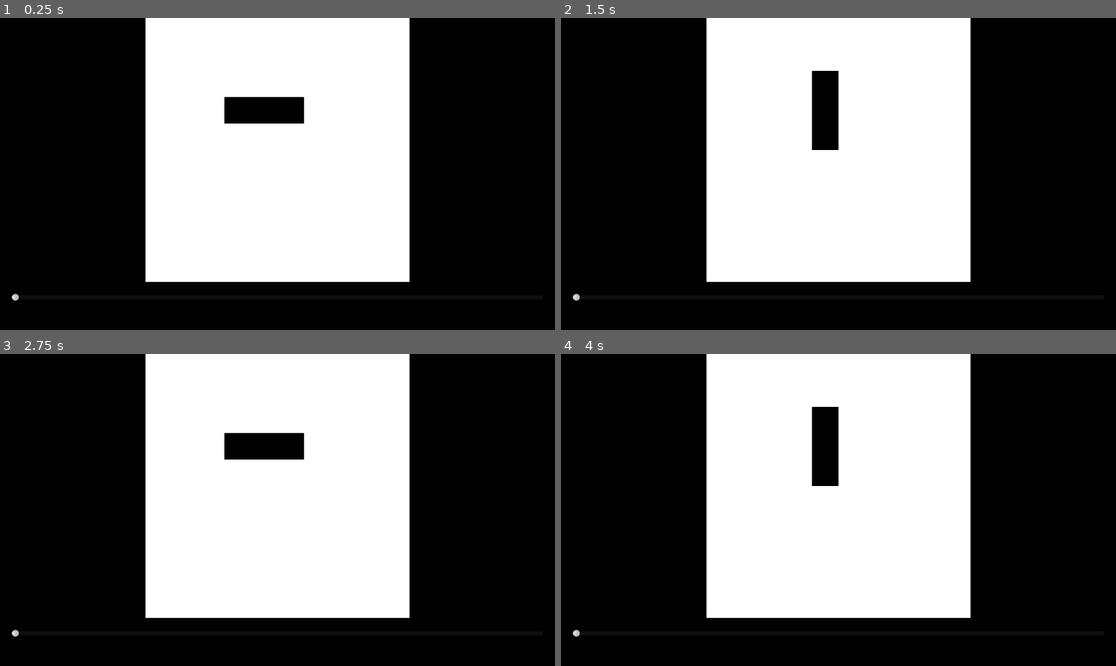
Above: before the commit, frames 1-4 (two rows, left to right).
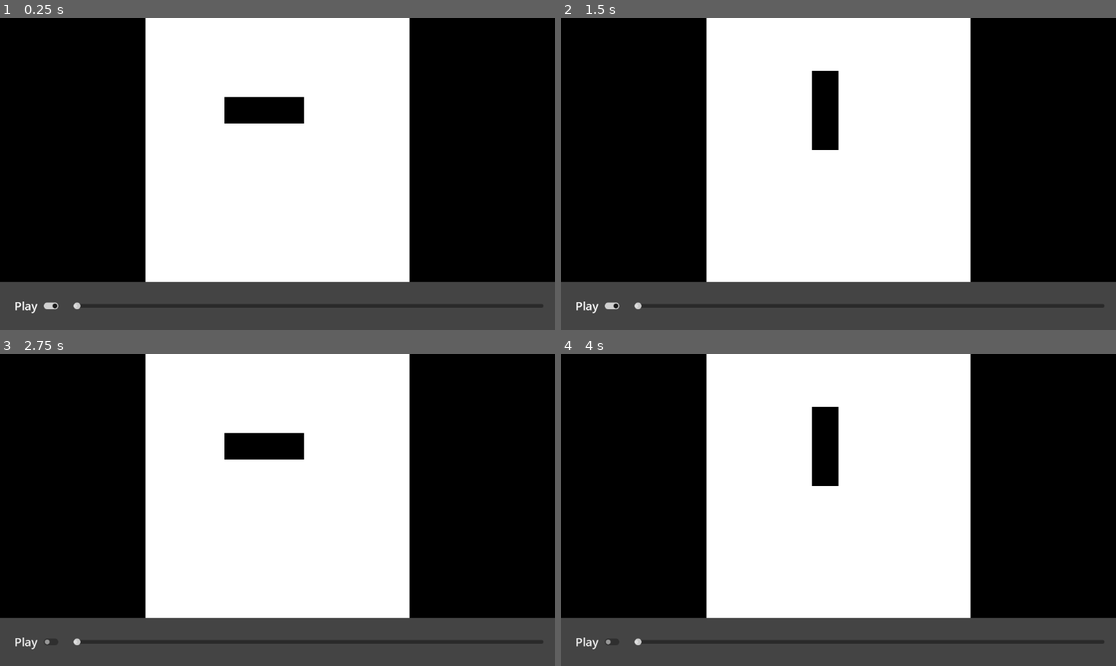
Above: after the commit, the same moments.

Repository: Dobefu/godot-game-of-life
Game: Godot game, scene res://main.tscn
Same seed, same stepped clock (60 frames per second), same inputs: the game is played once before the commit and once after it.
Inputs (mouse positions are in pixels of both pictures, inside the frame that each line leads up to):
- Up to frame 1 (0.25 s): no input
- Up to frame 2 (1.5 s): click (599, 305) at 0.5 s, where only the run after the commit has a clickable "Play"; click (599, 305) at 1.25 s, where only the run after the commit has a clickable "Play"
- Up to frame 3 (2.75 s): click (38, 641) at 2 s, where only the run after the commit has a clickable "Play"
- Up to frame 4 (4 s): tap Enter at 2.75 s; tap Space at 3.5 s

The runs differ from the first frame. In frame 1, 15% of the frame differs, in the area x 0-100%, y 84-100%; in frame 2, 15%; in frame 3, 15%; in frame 4, 15%.

Commit message:
Style the UI a little

Diff:
--- /dev/null
+++ b/main.tres
@@ -0,0 +1,17 @@
+[gd_resource type="Theme" load_steps=3 format=3 uid="uid://c67witrlncpfx"]
+
+[sub_resource type="StyleBoxFlat" id="StyleBoxFlat_qbjjb"]
+bg_color = Color(1, 1, 1, 0.266667)
+
+[sub_resource type="SystemFont" id="SystemFont_g3i71"]
+
+[resource]
+default_font = SubResource("SystemFont_g3i71")
+default_font_size = 24
+BoxContainer/constants/separation = 24
+CheckButton/constants/h_separation = 12
+MarginContainer/constants/margin_bottom = 24
+MarginContainer/constants/margin_left = 24
+MarginContainer/constants/margin_right = 24
+MarginContainer/constants/margin_top = 24
+PanelContainer/styles/panel = SubResource("StyleBoxFlat_qbjjb")
--- a/main.tscn
+++ b/main.tscn
@@ -1,6 +1,7 @@
-[gd_scene load_steps=2 format=3 uid="uid://dalynyb5co3c2"]
+[gd_scene load_steps=3 format=3 uid="uid://dalynyb5co3c2"]
 
 [ext_resource type="Script" path="res://game.gd" id="1_ogbtn"]
+[ext_resource type="Theme" uid="uid://c67witrlncpfx" path="res://main.tres" id="2_5fwfn"]
 
 [node name="Main" type="Control"]
 layout_mode = 3
@@ -29,7 +30,7 @@
 grow_vertical = 2
 script = ExtResource("1_ogbtn")
 
-[node name="MarginContainer" type="MarginContainer" parent="."]
+[node name="PanelContainer" type="PanelContainer" parent="."]
 layout_mode = 1
 anchors_preset = 12
 anchor_top = 1.0
@@ -38,16 +39,31 @@
 offset_top = -100.0
 grow_horizontal = 2
 grow_vertical = 0
-theme_override_constants/margin_left = 24
-theme_override_constants/margin_top = 24
-theme_override_constants/margin_right = 24
-theme_override_constants/margin_bottom = 24
+theme = ExtResource("2_5fwfn")
 
-[node name="SpeedSlider" type="HSlider" parent="MarginContainer"]
+[node name="MarginContainer" type="MarginContainer" parent="PanelContainer"]
 layout_mode = 2
+
+[node name="HBoxContainer" type="HBoxContainer" parent="PanelContainer/MarginContainer"]
+layout_mode = 2
+
+[node name="CheckButton" type="CheckButton" parent="PanelContainer/MarginContainer/HBoxContainer"]
+layout_mode = 2
+size_flags_horizontal = 4
+size_flags_vertical = 4
+focus_mode = 0
+button_pressed = true
+action_mode = 0
+text = "Play"
+
+[node name="SpeedSlider" type="HSlider" parent="PanelContainer/MarginContainer/HBoxContainer"]
+layout_mode = 2
+size_flags_horizontal = 3
+size_flags_vertical = 4
+focus_mode = 0
 max_value = 1.0
 step = 0.0
 scrollable = false
-metadata/_edit_group_ = true
+tick_count = 2
 
-[connection signal="value_changed" from="MarginContainer/SpeedSlider" to="Game" method="_on_speed_slider_value_changed"]
+[connection signal="value_changed" from="PanelContainer/MarginContainer/HBoxContainer/SpeedSlider" to="Game" method="_on_speed_slider_value_changed"]
